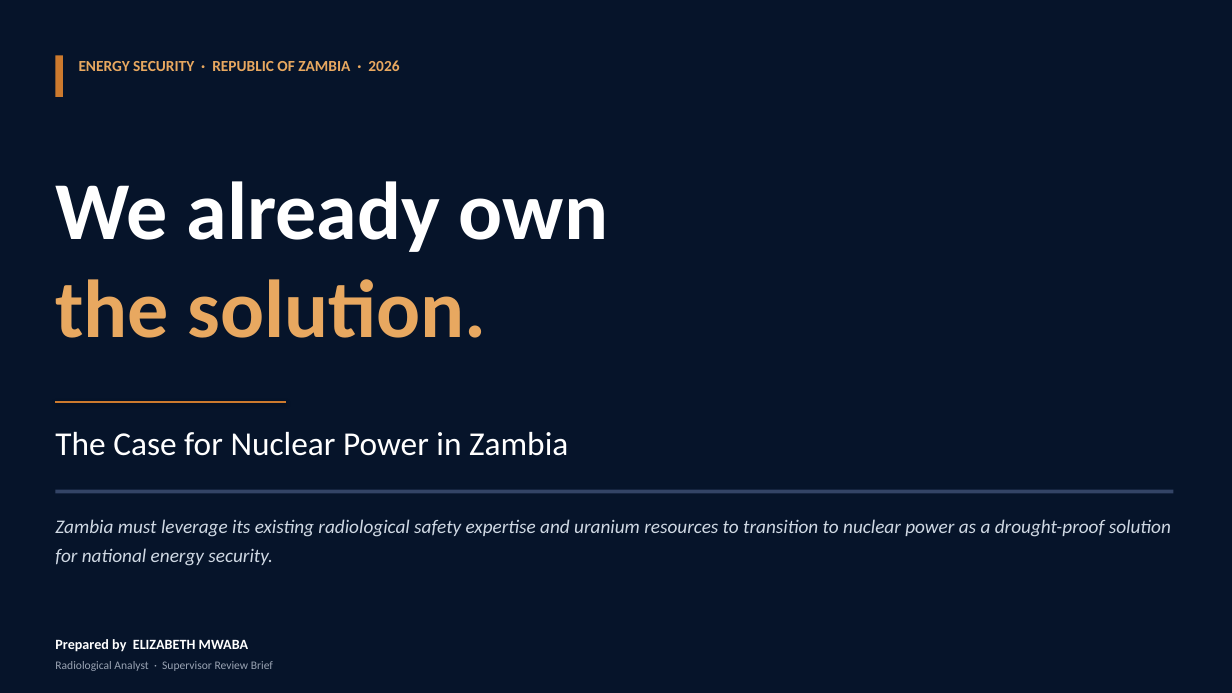
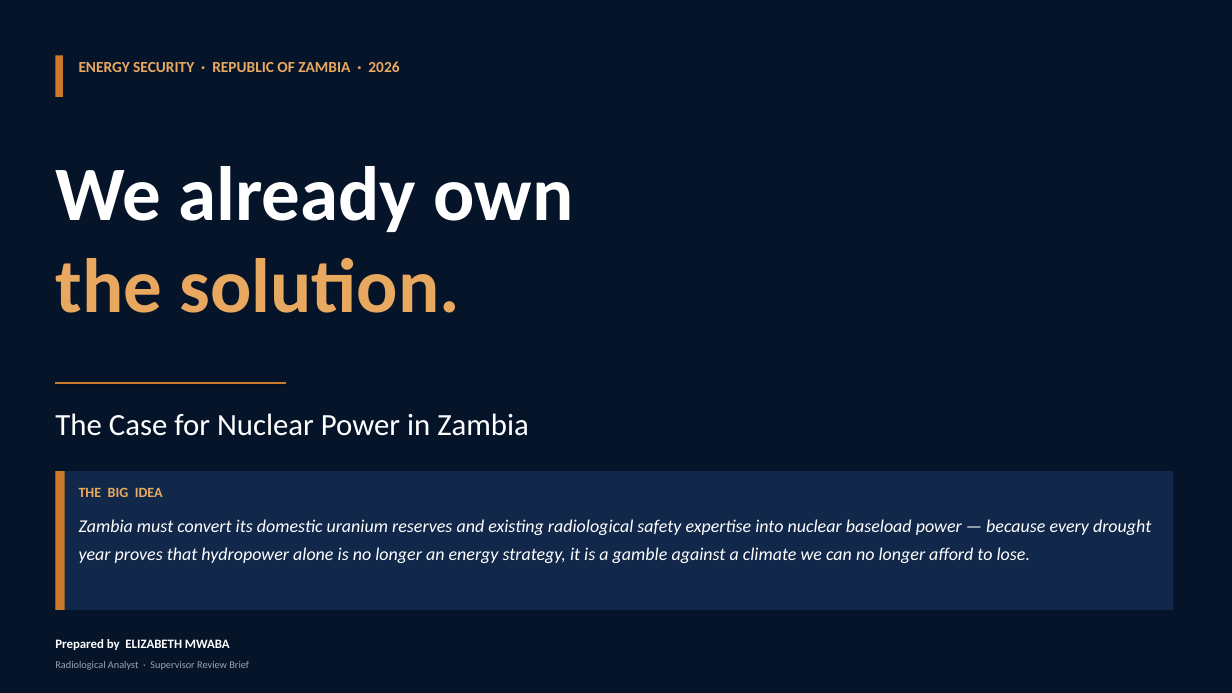
Before and after one commit to emwaba-wq/zambia-nuclear-case, a slide deck: slide 1 of The_Case_for_Nuclear_Power_in_Zambia.pptx. Drawn at 1232x693 pixels with LibreOffice and Linux fonts; fonts in the diff are those of the drawing. Boxes give left, top, right and bottom in pixels: in the first picture for what was removed or moved away, otherwise in the second. Text is boxed around its words. In the diff, an @@ line names an element or a change of style, - is before the commit and + after.

```diff
--- a/The_Case_for_Nuclear_Power_in_Zambia.pptx
+++ b/The_Case_for_Nuclear_Power_in_Zambia.pptx
@@ text "We already own": place and size @@
-text "We already own" at bbox=[55, 181, 608, 338]
+text "We already own" at bbox=[55, 166, 574, 313]
@@ text "We already own" at bbox=[55, 166, 574, 313]: size 64 to 60 pt @@
@@ line moved from (55, 402) - (287, 402) to (55, 384) - (287, 384) @@
@@ text "The Case for Nuclear Power ...": place and size @@
-text "The Case for Nuclear Power ..." at bbox=[55, 432, 568, 456]
+text "The Case for Nuclear Power ..." at bbox=[55, 413, 529, 436]
@@ text "The Case for Nuclear Power ..." at bbox=[55, 413, 529, 436]: size 26 to 24 pt; line spacing 1.15 to 1.2 @@
@@ rectangle: place and size @@
-rectangle at bbox=[55, 490, 1174, 494]
+rectangle at bbox=[55, 471, 1174, 610]
@@ rectangle at bbox=[55, 471, 1174, 610]: fill #334466 to #12284A @@
@@ rectangle added at bbox=[55, 471, 65, 610], fill #CC7A2E @@
@@ text added at bbox=[79, 487, 163, 497], 11 pt, text #E8A860, bold @@
+THE BIG IDEA
@@ text at bbox=[79, 519, 1151, 563]: text changed; size 15 to 14 pt; text colour #CFD8E3 to #FFFFFF @@
-Zambia must leverage its existing radiological safety expertise and uranium resources to transition to nuclear power as a drought-proof solution for national energy security.
+Zambia must convert its domestic uranium reserves and existing radiological safety expertise into nuclear baseload power — because every drought year proves that hydropower alone is no longer an energy strategy, it is a gamble against a climate we can no longer afford to lose.
@@ text "Prepared by ELIZABETH MWABA" at bbox=[55, 639, 230, 650]: size 11 to 10 pt; line spacing 1.15 to 1.2 @@
@@ text "Radiological Analyst · Supervisor Review ..." at bbox=[55, 661, 249, 670]: size 9 to 8 pt; line spacing 1.15 to 1.2 @@
```
Also in this commit, not shown: 1 other slide changed, 6 slides added, 3 slides removed, 1 other file.
